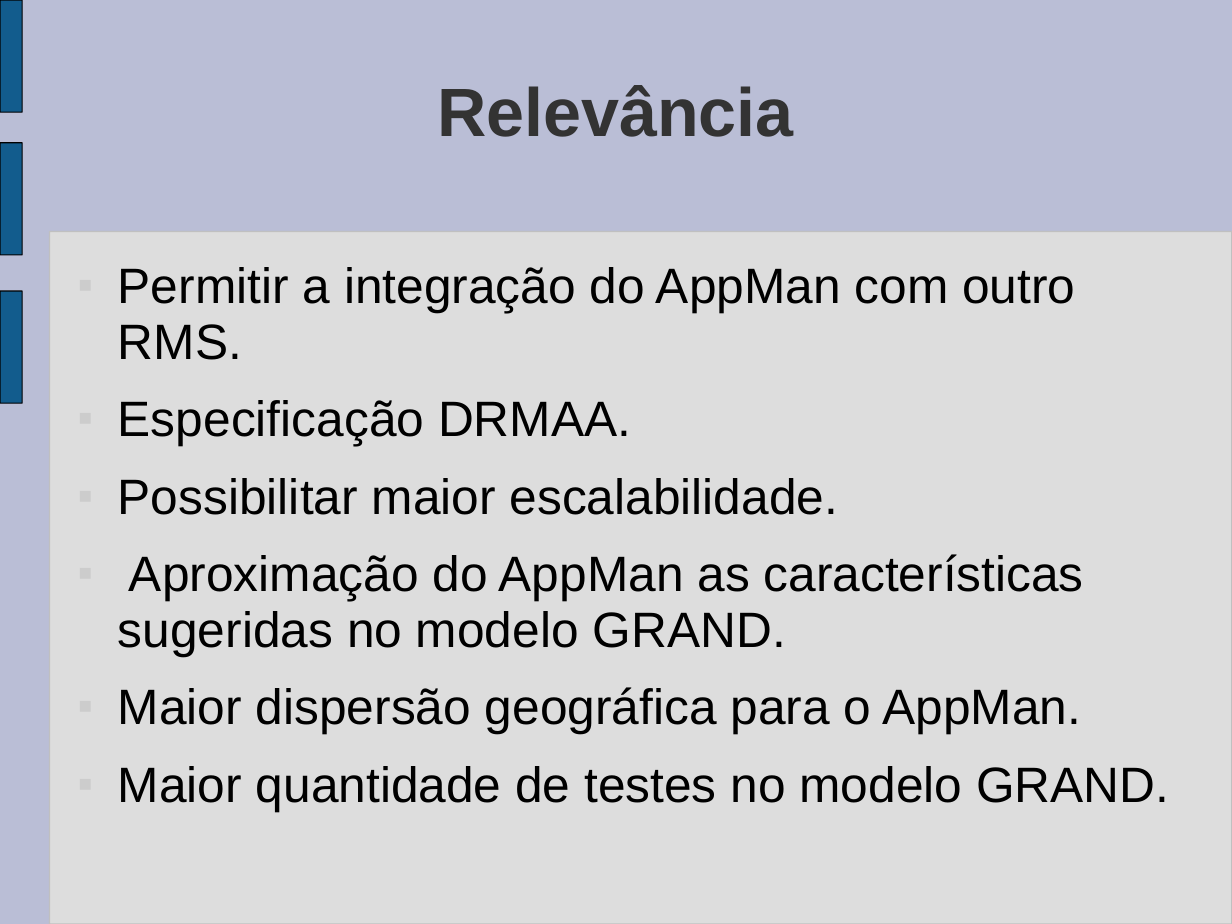
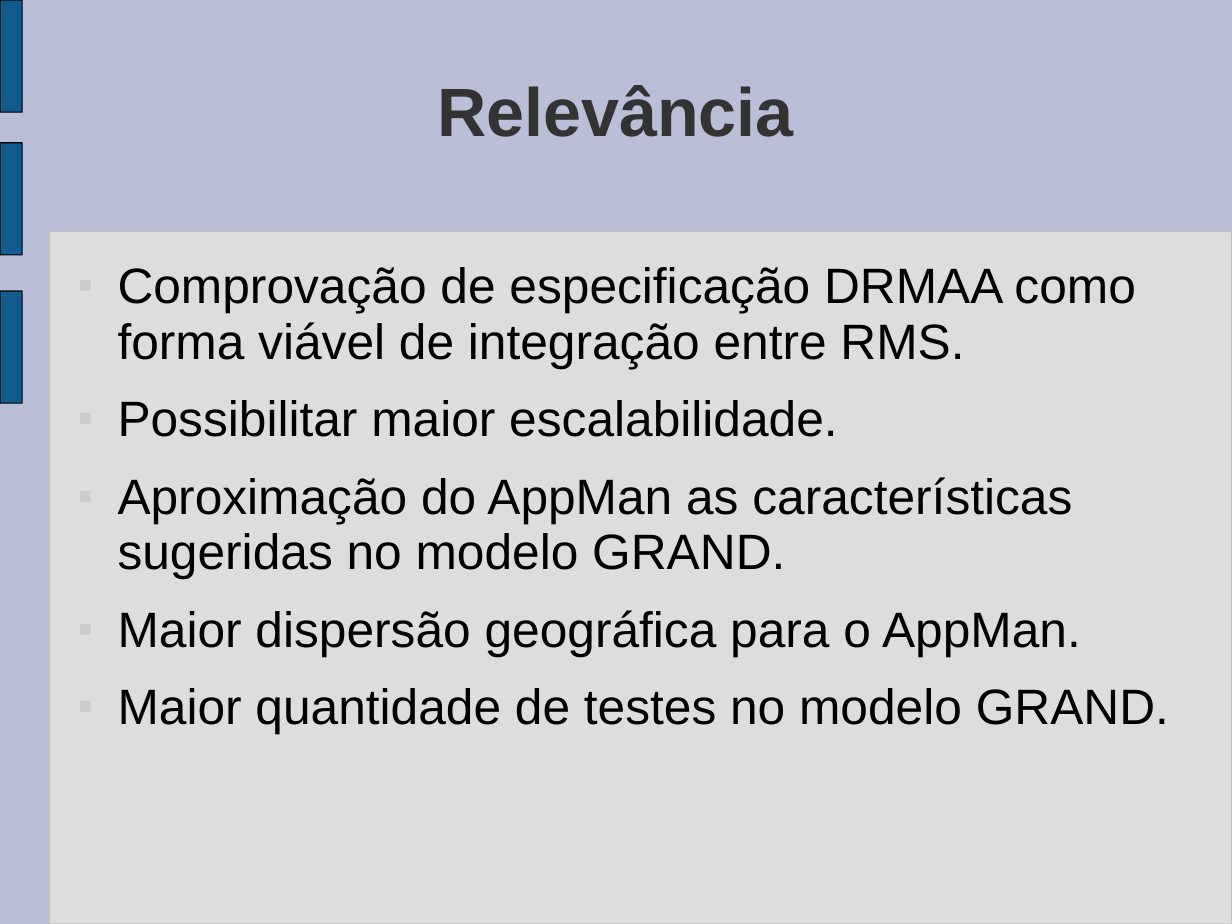
Before and after one commit to tonismar/tcc-tonismar, a slide deck: slide 5 of TCC/Monografia/SeminarioAndamento.ppt. Drawn at 1232x924 pixels with LibreOffice and Linux fonts; fonts in the diff are those of the drawing. Boxes give left, top, right and bottom in pixels: in the first picture for what was removed or moved away, otherwise in the second. Text is boxed around its words. In the diff, an @@ line names an element or a change of style, - is before the commit and + after.

```diff
--- a/TCC/Monografia/SeminarioAndamento.ppt
+++ b/TCC/Monografia/SeminarioAndamento.ppt
@@ text at (118,267,1135,368): text changed @@
-■ Permitir a integração do AppMan com outro RMS.
-■ Especificação DRMAA.
+■ Comprovação de especificação DRMAA como forma viável de integração entre RMS.
@@ text at (118,400,1169,734): indent changed @@
```
Also in this commit, not shown: 7 other slides changed, 1 slide added.
